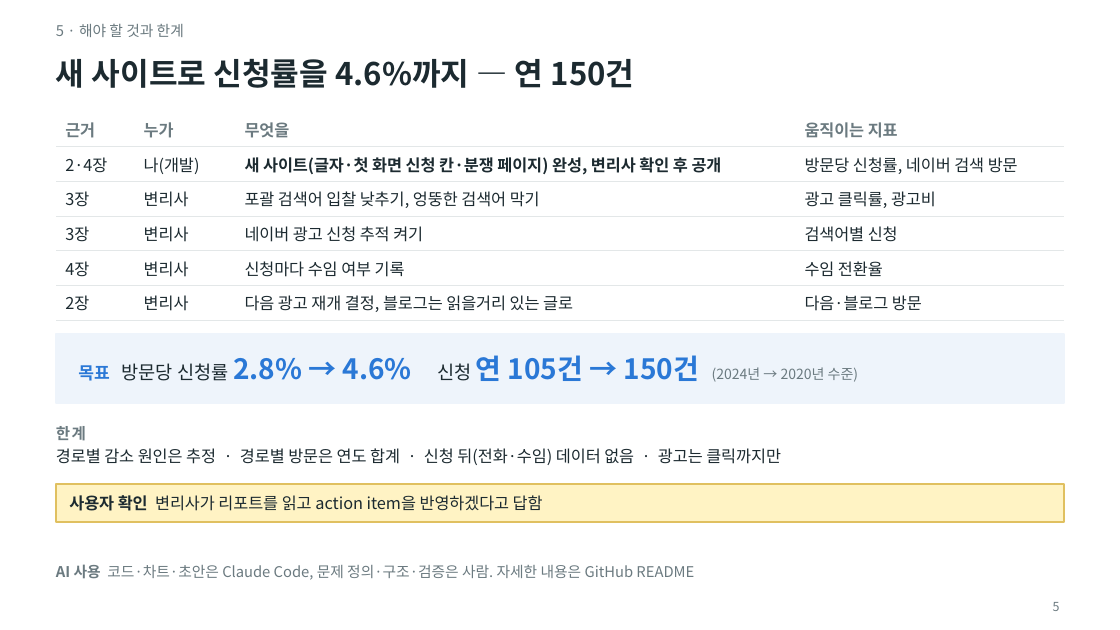
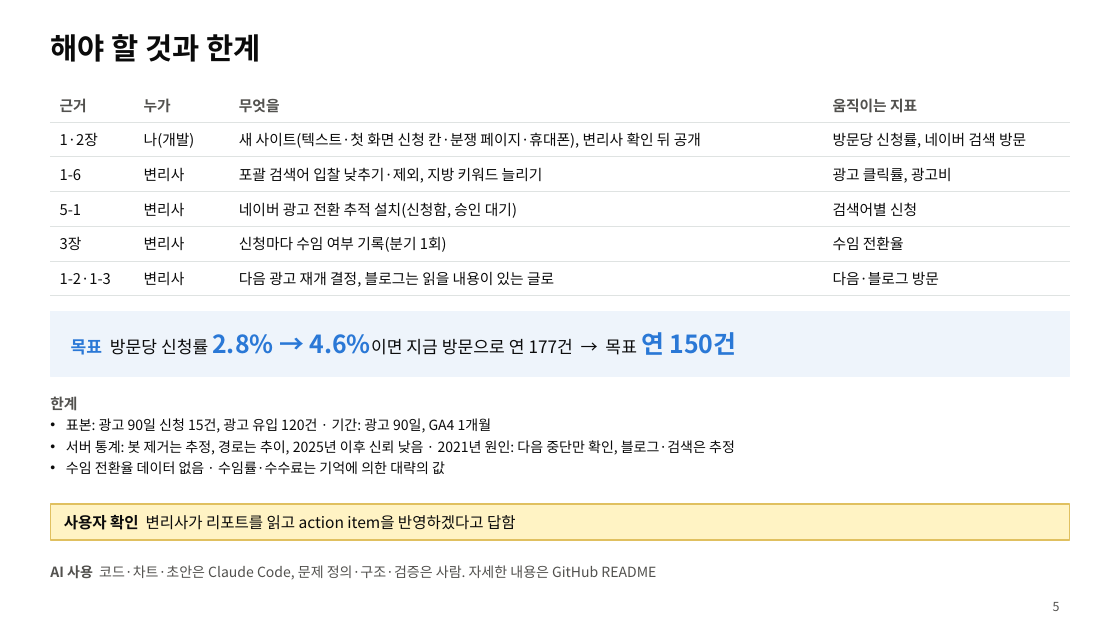
Before and after one commit to mindain/patent-landing-analysis, a slide deck: slide 5 of slides.pptx. Drawn at 1120x630 pixels with LibreOffice and Linux fonts; fonts in the diff are those of the drawing. Boxes give left, top, right and bottom in pixels: in the first picture for what was removed or moved away, otherwise in the second. Text is boxed around its words. In the diff, an @@ line names an element or a change of style, - is before the commit and + after.

```diff
--- a/slides.pptx
+++ b/slides.pptx
@@ text at <box>50,34,260,62</box>: text changed; size 9.5 to 19 pt; text colour #6B7A80 to #0B0B0B; bold on @@
-5 · 해야 할 것과 한계
+해야 할 것과 한계
@@ text removed at <box>56,59,635,88</box> @@
-새 사이트로 신청률을 4.6%까지 — 연 150건
@@ table at <box>50,87,1070,291</box> @@
-row 2, column 1: 2·4장
+row 2, column 1: 1·2장
-row 2, column 3: 새 사이트(글자·첫 화면 신청 칸·분쟁 페이지) 완성, 변리사 확인 후 공개
+row 2, column 3: 새 사이트(텍스트·첫 화면 신청 칸·분쟁 페이지·휴대폰), 변리사 확인 뒤 공개
-row 3, column 1: 3장
+row 3, column 1: 1-6
-row 3, column 3: 포괄 검색어 입찰 낮추기, 엉뚱한 검색어 막기
+row 3, column 3: 포괄 검색어 입찰 낮추기·제외, 지방 키워드 늘리기
-row 4, column 1: 3장
+row 4, column 1: 5-1
-row 4, column 3: 네이버 광고 신청 추적 켜기
+row 4, column 3: 네이버 광고 전환 추적 설치(신청함, 승인 대기)
-row 5, column 1: 4장
+row 5, column 1: 3장
-row 5, column 3: 신청마다 수임 여부 기록
+row 5, column 3: 신청마다 수임 여부 기록(분기 1회)
-row 6, column 1: 2장
+row 6, column 1: 1-2·1-3
-row 6, column 3: 다음 광고 재개 결정, 블로그는 읽을거리 있는 글로
+row 6, column 3: 다음 광고 재개 결정, 블로그는 읽을 내용이 있는 글로
@@ size 10.5 to 9.5 pt in "근거", "누가", "무엇을", "움직이는 지표" and 10 more places @@
@@ text colour #6B7A80 to #52514E in "근거", "누가", "무엇을", "움직이는 지표" @@
@@ text colour #1C2A30 to #0B0B0B in "나(개발)", "방문당 신청률, 네이버 검색 방문", "변리사", "광고 클릭률, 광고비" and 6 more places @@
@@ borders changed @@
@@ table: place and size @@
-table at <box>56,112,1064,316</box>
+table at <box>50,87,1070,291</box>
@@ rectangle: place and size @@
-rectangle at <box>56,334,1064,403</box>
+rectangle at <box>50,311,1070,376</box>
@@ text at <box>71,332,736,355</box>: text changed; size 18 to 11 pt; text colour #2A78D6 to #0B0B0B @@
-목표 방문당 신청률 2.8% → 4.6% 신청 연 105건 → 150건 (2024년 → 2020년 수준)
+목표 방문당 신청률 2.8% → 4.6%이면 지금 방문으로 연 177건 → 목표 연 150건
@@ text "한계": place and size @@
-text "한계" at <box>56,426,86,441</box>
+text "한계" at <box>50,396,77,410</box>
@@ text "한계" at <box>50,396,77,410</box>: size 10 to 9.5 pt, text colour #6B7A80 to #52514E, letter spacing 1 to 0 pt @@
@@ text at <box>66,418,735,474</box>: text changed; size 10.5 to 9 pt; text colour #1C2A30 to #0B0B0B @@
-경로별 감소 원인은 추정 · 경로별 방문은 연도 합계 · 신청 뒤(전화·수임) 데이터 없음 · 광고는 클릭까지만
+• 표본: 광고 90일 신청 15건, 광고 유입 120건 · 기간: 광고 90일, GA4 1개월
+• 서버 통계: 봇 제거는 추정, 경로는 추이, 2025년 이후 신뢰 낮음 · 2021년 원인: 다음 중단만 확인, 블로그·검색은 추정
+• 수임 전환율 데이터 없음 · 수임률·수수료는 기억에 의한 대략의 값
@@ rectangle: place and size @@
-rectangle at <box>56,484,1064,522</box>
+rectangle at <box>50,504,1070,540</box>
@@ text "사용자 확인 변리사가 리포트를 읽고 ...": place and size @@
-text "사용자 확인 변리사가 리포트를 읽고 ..." at <box>69,495,543,511</box>
+text "사용자 확인 변리사가 리포트를 읽고 ..." at <box>64,515,516,530</box>
@@ text "사용자 확인 변리사가 리포트를 읽고 ..." at <box>64,515,516,530</box>: size 10.5 to 10 pt, text colour #1C2A30 to #0B0B0B @@
@@ text "AI 사용 코드·차트·초안은 Claude Code, ..." at <box>50,565,656,579</box>: size 9.5 to 9 pt, text colour #6B7A80 to #52514E @@
@@ page number at <box>1053,602,1060,611</box>: text colour #6B7A80 to #52514E @@
```
Also in this commit, not shown: 4 other slides changed, 2 other files.
